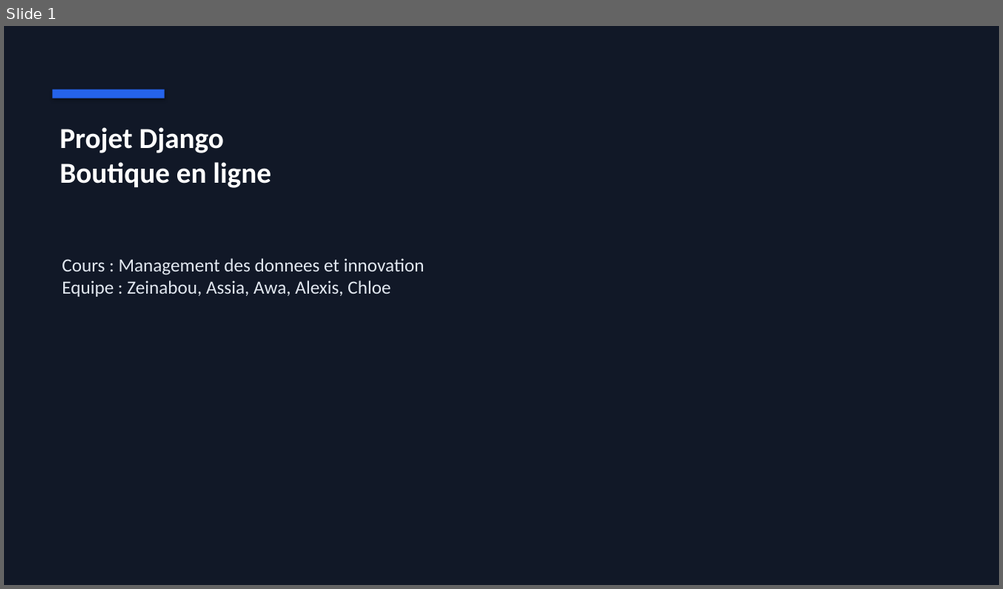
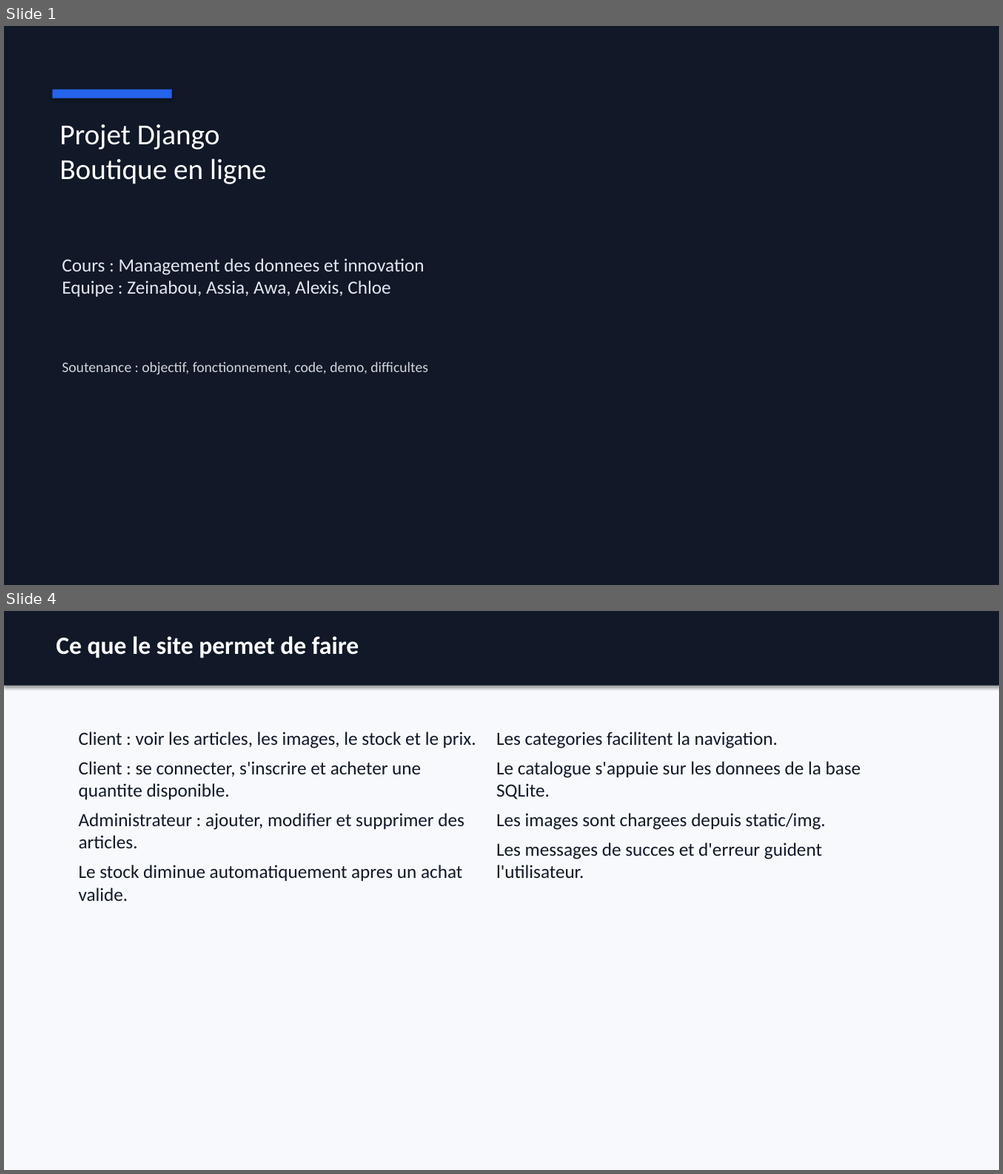
Before and after one commit to Djakumani/Projet-Python-Boutique, a slide deck: docs/presentation_soutenance_boutique.pptx. Shown one above the other, each under a label of ours: slide 1 before the commit, slides 1 and 4 after it; the slides between them are not shown. The pictures are 1003x589 and 1003x1174 pixels, drawn with LibreOffice and Linux fonts; fonts in the diff are those of the drawing. Boxes give left, top, right and bottom in pixels: in the first picture for what was removed or moved away, otherwise in the second. Text is boxed around its words. In the diff, an @@ line names an element or a change of style, - is before the commit and + after.

Commit message:
Expand soutenance materials and update women images

```diff
--- a/docs/presentation_soutenance_boutique.pptx
+++ b/docs/presentation_soutenance_boutique.pptx
@@ slide 4 added at (4, 611, 999, 1170), background #F7F9FC @@
@@ rectangle added at (4, 611, 999, 686), fill #111827 @@
@@ text added at (56, 636, 358, 658), 24 pt, text #FFFFFF, bold @@
+Ce que le site permet de faire
@@ text added at (79, 732, 476, 901), 18 pt, text #111827 @@
+Client : voir les articles, les images, le stock et le prix.
+Client : se connecter, s'inscrire et acheter une quantite disponible.
+Administrateur : ajouter, modifier et supprimer des articles.
+Le stock diminue automatiquement apres un achat valide.
@@ text added at (496, 732, 861, 878), 18 pt, text #111827 @@
+Les categories facilitent la navigation.
+Le catalogue s'appuie sur les donnees de la base SQLite.
+Les images sont chargees depuis static/img.
+Les messages de succes et d'erreur guident l'utilisateur.
@@ slide 1 changed as well @@
@@ rectangle: place and size @@
-rectangle at (53, 90, 165, 99)
+rectangle at (53, 90, 172, 99)
@@ text "Projet Django Boutique en ligne" at (60, 124, 266, 184): bold off @@
@@ text added at (62, 362, 428, 375), 14 pt, text #D1D5DB @@
+Soutenance : objectif, fonctionnement, code, demo, difficultes
```
Also in this commit, not shown: 4 other slides changed, 7 other slides added, 2 slides removed, 5 other files.
